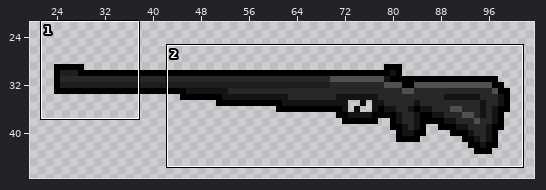
Pixel-art file, stored at unity/assets/weapons/def_shotgun/def_shotgun.aseprite. The picture above shows the old version from afar; the outline marks the close-up.
Close-up. As it was:
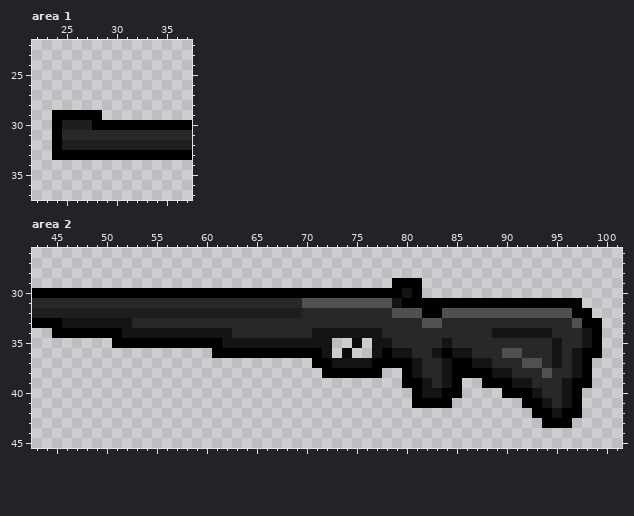
128x64 pixels, 1 frame. Shown: area 1: x 22..37, y 22..37; area 2: x 43..101, y 26..45. The old version is drawn lined up with the new one. The wide view leaves out empty margins.
Now the later version:
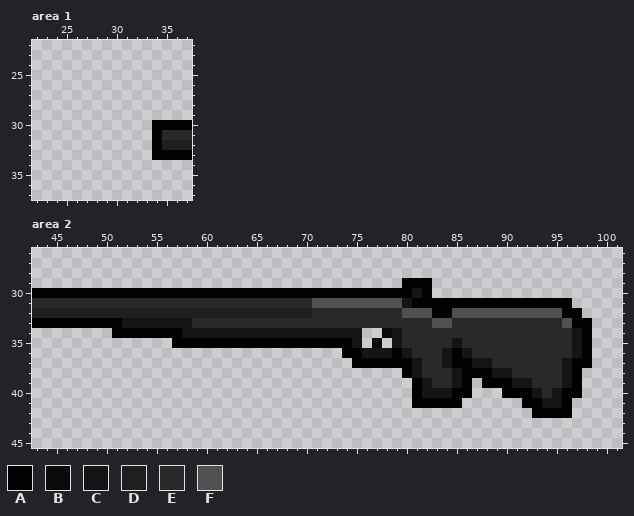
Palette (. is transparent): A #000000  B #0a0a0a  C #141414  D #1e1e1e  E #282828  F #505050
What changed:
whole drawing moved by -1,+1 (the old picture is shown already moved)
Area 1:
The author changed colour D to colour A in row 32 at x 34.
The author changed colour E to colour A in row 31 at x 34.
Colour A is removed in row 29 at x 24 to 28; in row 30 at x 24 and 28 to 33; in rows 31 to 32 at x 24; in row 33 at x 24 to 33.
Colour D is removed in row 30 at x 25 to 27; in row 32 at x 25 to 33.
Colour E is removed in row 31 at x 25 to 33.
Area 2:
Colour A now appears in rows 29 to 30 at x 82; in row 35 at x 73 to 74; in row 36 at x 75; in rows 39 to 40 at x 86; in row 41 at x 85.
The author changed colour B to colour A in row 36 at x 74.
The author changed colour C to colour A in row 30 at x 80; in row 33 at x 46 to 51; in row 34 at x 52 to 57 and 98; in row 35 at x 62 to 72 and 98; in row 36 at x 79 and 85; in row 37 at x 75 to 76 and 97.
The author changed colour C to colour A in row 38 at x 97; in rows 40 to 41 at x 96; in row 42 at x 95.
The author changed colour F to colour A in row 32 at x 84 and 96; in row 33 at x 97.
The author changed colour C to colour B in row 35 at x 77.
The author changed colour E to colour B in row 34 at x 78.
Colour C now appears in row 36 at x 76.
The author changed colour A to colour C in row 30 at x 81; in row 31 at x 80; in row 36 at x 78 and 84; in rows 38 to 39 at x 85; in row 40 at x 84.
The author changed colour B to colour C in row 35 at x 75.
The author changed colour E to colour C in row 33 at x 53 to 58; in row 34 at x 63 to 70, 79 and 97; in row 35 at x 79, 85 and 97; in rows 37 to 38 at x 96; in rows 40 to 41 at x 95.
The author changed colour E to colour D in row 32 at x 70.
The author changed colour C to colour E in row 34 at x 89 to 94; in row 35 at x 84 and 95; in row 36 at x 83 and 95; in row 37 at x 95; in rows 38 to 39 at x 84.
The author changed colour F to colour E in row 31 at x 70; in row 32 at x 79; in row 33 at x 82; in row 36 at x 90 to 91; in row 37 at x 92 to 93; in row 38 at x 94.
The author changed colour A to colour F in row 32 at x 82.
The author changed colour C to colour F in row 31 at x 79.
The author changed colour E to colour F in row 33 at x 84 and 96.
Colour A is removed in row 29 at x 79; in row 31 at x 97; in row 32 at x 98; in row 33 at x 99; in row 34 at x 45 to 50 and 99; in row 35 at x 51 to 56 and 99.
Colour A is removed in row 36 at x 61 to 71 and 99; in row 37 at x 71 to 72; in row 38 at x 72 to 77 and 98; in row 39 at x 80 and 98; in rows 41 to 42 at x 97; in row 43 at x 94 to 96.
Colour C is removed in row 34 at x 76 to 77; in row 35 at x 78; in row 36 at x 72; in row 37 at x 73 to 74.
